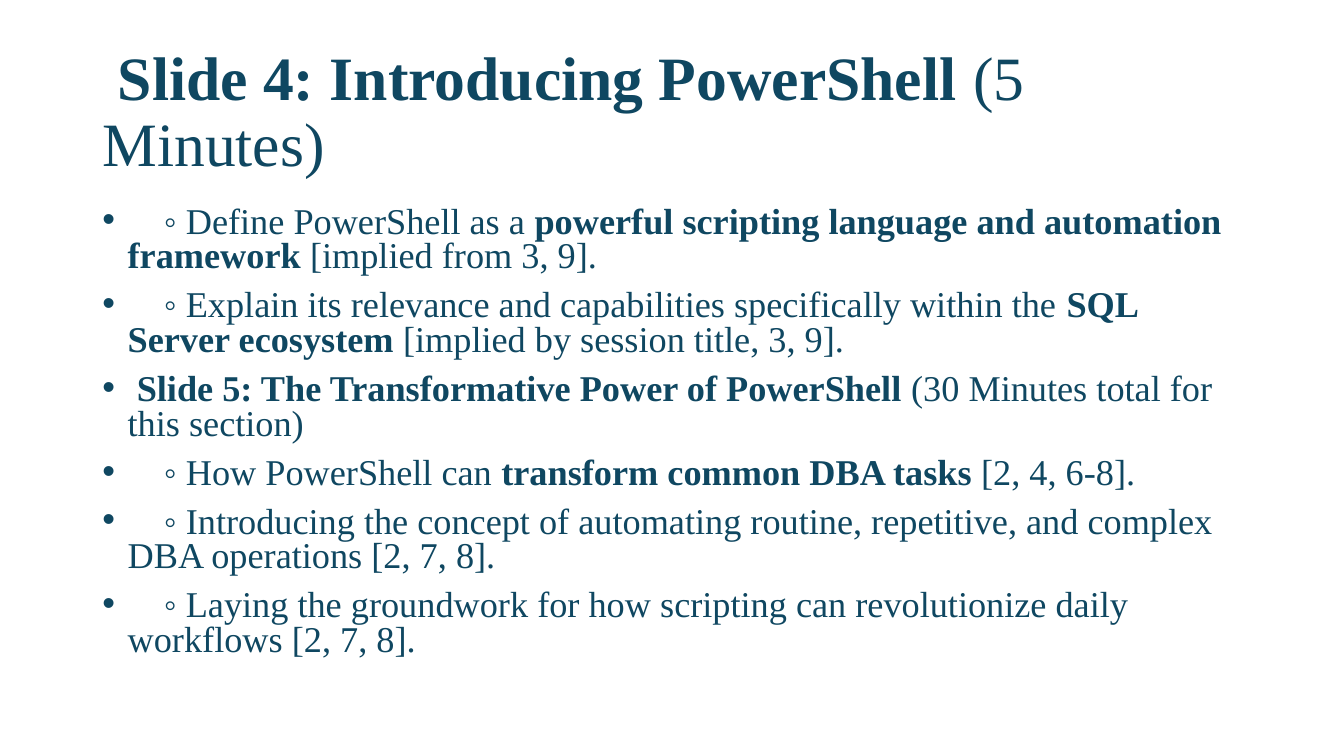
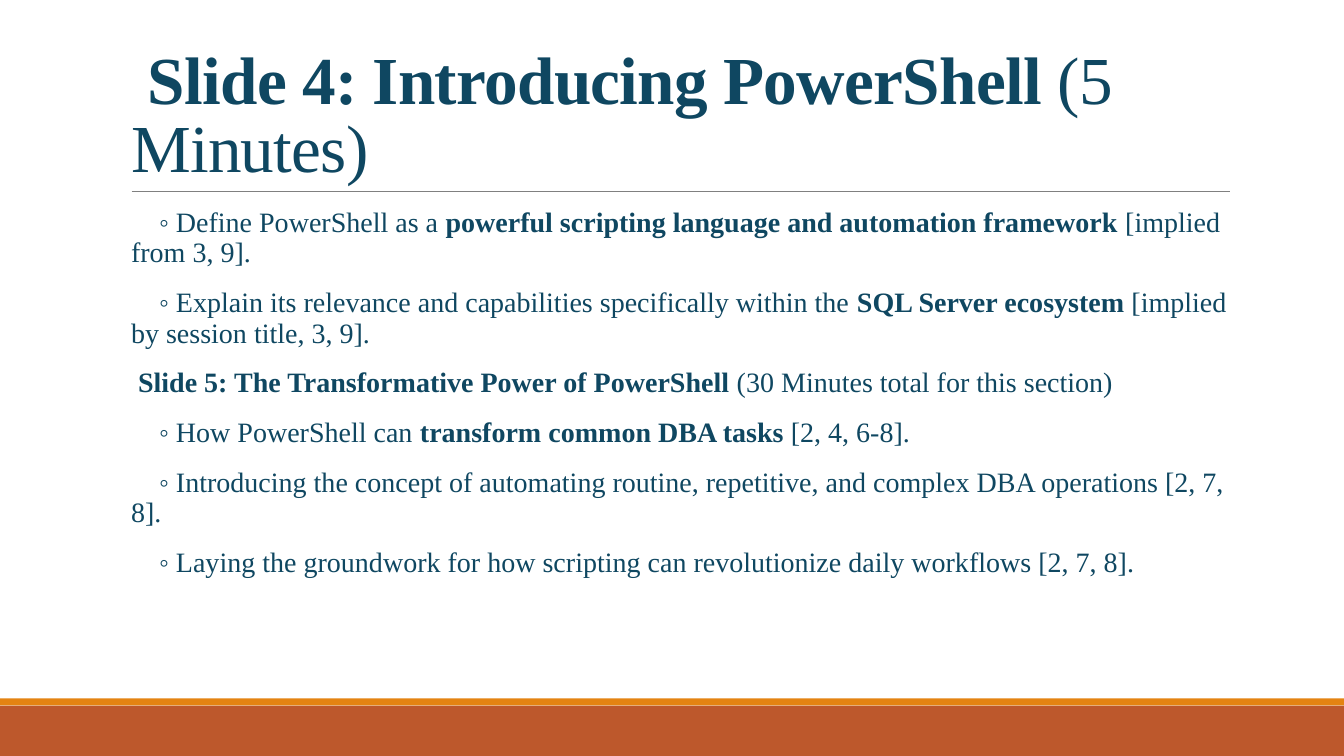
Before and after one commit to David-Seis/Presentations, a slide deck: slide 5 of Sessions/Intro to PowerShell Automation for the MSSQL DBA/2025-07-19 - SQLSATSF/Intro to powershell Automation.pptx. Drawn at 1344x756 pixels with LibreOffice and Linux fonts; fonts in the diff are those of the drawing. Boxes give left, top, right and bottom in pixels: in the first picture for what was removed or moved away, otherwise in the second. Text is boxed around its words. In the diff, an @@ line names an element or a change of style, - is before the commit and + after.

Commit message:
Update presentation files for SQL Server sessions with new content

```diff
--- a/Sessions/Intro to PowerShell Automation for the MSSQL DBA/2025-07-19 - SQLSATSF/Intro to powershell Automation.pptx
+++ b/Sessions/Intro to PowerShell Automation for the MSSQL DBA/2025-07-19 - SQLSATSF/Intro to powershell Automation.pptx
@@ title "Slide 4: Introducing PowerShell (5 ...": place and size @@
-title "Slide 4: Introducing PowerShell (5 ..." at (102,57,1024,178)
+title "Slide 4: Introducing PowerShell (5 ..." at (131,57,1113,185)
@@ title "Slide 4: Introducing PowerShell (5 ..." at (131,57,1113,185): size 44 to 48 pt, letter spacing 0 to -0.5 pt; line spacing 0.9 to 0.85; vertical alignment middle to bottom @@
@@ text "◦ Define PowerShell as a ..." at (131,212,1226,578): size 25.9 to 20 pt; bullet • to  ; line spacing 0.8 to 0.9; more space between paragraphs @@
@@ line added from (132, 192) to (1231, 192), #808080 0.5 pt @@
@@ rectangle added at (0,706,1344,756), fill #BD582C @@
@@ rectangle added at (0,699,1344,706), fill #E48312 @@
```
Also in this commit, not shown: 14 other slides changed, 1 slide added, 2 other files.
